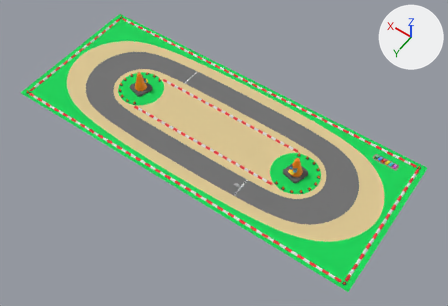
The FBX model ZoomTracks/Assets/FBX/Track3.fbx, before and after one commit.
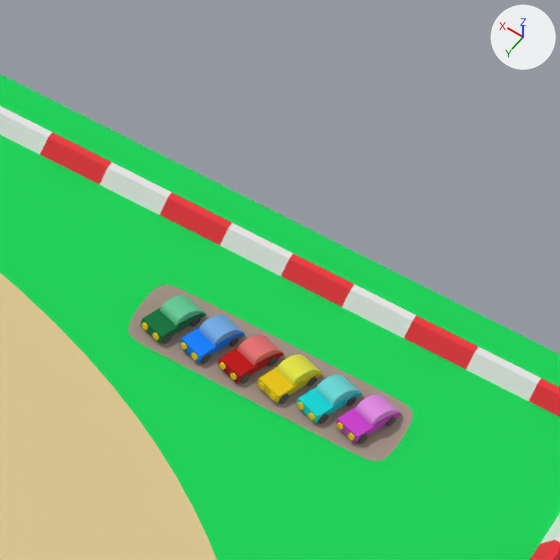
The first picture shows the older version from a camera (50 mm lens) standing at (-253.0, 336.0, 496.0) and looking at (-23.0, 15.0, -9.0). The close-ups show the older and then the newer version on the part from 81% to 92% of the width and 42% to 59% of the height of that picture. Only the edits that show in the close-ups are written down. Every picture has the same lights, and +X, +Y and +Z are marked at upper right. Where no turn or scale is listed for an object, it has been applied to the vertices. Vertices at exactly the same position are counted once.

Before the edit, the objects in view are built like this:
```python
me_cylinder_018 = bpy.data.meshes.new('Cylinder.018')
me_cylinder_018.from_pydata(...)  # 962 vertices, 1884 faces; spans x -1.5..1.5, y -3.16..3.0, z 0.0..2.39
# faces by material slot: [120, 532, 464, 256, 512]
me_cylinder_018.materials.append(mat_slopecaraxles)  # grey #adadad
me_cylinder_018.materials.append(mat_slopecarbodygreen)  # dark green #007339
me_cylinder_018.materials.append(mat_slopecarcabingreen)  # green #66cc99
me_cylinder_018.materials.append(mat_slopecarheadlights)  # yellow #ffd000
me_cylinder_018.materials.append(mat_slopecarwheels)  # dark grey #585858
me_mesh_007 = bpy.data.meshes.new('Mesh.007')
me_mesh_007.from_pydata(...)  # 833 vertices, 1536 faces; spans x -13.4..13.4, y -4.0..4.0, z 0.0
me_mesh_007.materials.append(mat_vehicleroad)  # beige #a29084
ob_slopecargreen = bpy.data.objects.new('SlopeCarGreen', me_cylinder_018)
ob_slopecargreen.parent = ob_slopecars
ob_slopecargreen.location = (-10.0, 0.0, 0.0)
ob_slopecargreen.rotation_euler = (0.0, 0.0, -0.349)  # degrees (0, 0, -20)
ob_slopecars = bpy.data.objects.new('SlopeCars', None)
ob_slopecars.parent = ob_vehicleroad
ob_slopecars.location = (0.0, 0.0, 0.0)
ob_vehicleroad = bpy.data.objects.new('VehicleRoad', me_mesh_007)
ob_vehicleroad.location = (-165.6, -64.3, 0.0)
ob_vehicleroad.rotation_euler = (0.0, 0.0, -3.142)  # degrees (0, 0, -180)
# also in view: 'Grass' at (0.0, 0.0, 0.0); 'GravelOuter' at (0.0, 0.0, 0.0); 'SlopeCarBlue' at (-160.0, -64.0, 1.0); 'SlopeCarRed' at (-164.0, -64.0, 1.0); 'SlopeCarMagenta' at (-176.0, -64.0, 1.0)
```
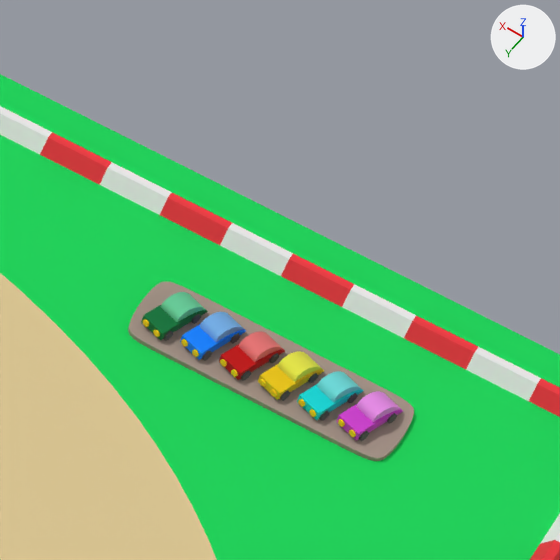
ob_slopecars is not drawn itself; it is the parent of ob_slopecarblue, ob_slopecarcyan, ob_slopecarred, ob_slopecarmagenta, ob_slopecargreen, ob_slopecaryellow.

Where the change shows, as pixel boxes [x1, y1, x2, y2] in the close-ups (560 x 560 px):
'VehicleRoad', reshaped, moved: before [128, 285, 413, 461]; after [128, 282, 414, 461]
'SlopeCarMagenta', moved: before [335, 395, 402, 444]; after [336, 391, 403, 441]
'SlopeCarCyan', moved: before [296, 374, 362, 424]; after [297, 371, 363, 421]
'SlopeCarYellow', moved: before [257, 354, 323, 404]; after [258, 351, 324, 401]
'SlopeCarRed', moved: before [218, 335, 284, 384]; after [219, 331, 285, 381]
'SlopeCarBlue', moved: before [179, 315, 245, 364]; after [180, 312, 246, 361]
'SlopeCarGreen', moved: before [140, 295, 207, 344]; after [141, 292, 208, 341]
part 1 of me_mesh_007, added (beige): after [128, 282, 414, 461]

Patch to the scene script:
```diff
--- a/ZoomTracks/Assets/FBX/Track3.fbx.py
+++ b/ZoomTracks/Assets/FBX/Track3.fbx.py
@@ me_mesh_007 @@
 # used by ob_vehicleroad; location = (-165.6, -64.3, 0.0); rotation_euler = (0.0, 0.0, -3.142), in degrees (0, 0, -180)
-me_mesh_007.from_pydata(...)  # 833 vertices, 1536 faces; spans x -13.4..13.4, y -4.0..4.0, z 0.0
+me_mesh_007.from_pydata(...)  # 3586 vertices, 7168 faces; spans x -13.4..13.4, y -4.0..4.0, z 0.0..0.5
+# me_mesh_007 part 1: 2753 vertices added at x -13.4..13.4, y -4.0..4.0, z 0.0..0.5
 me_mesh_007.materials.append(mat_vehicleroad)
@@ ob_slopecars @@
 ob_slopecars.parent = ob_vehicleroad
-ob_slopecars.location = (0.0, 0.0, 0.0)
+ob_slopecars.location = (0.0, 0.0, 0.5)
```
